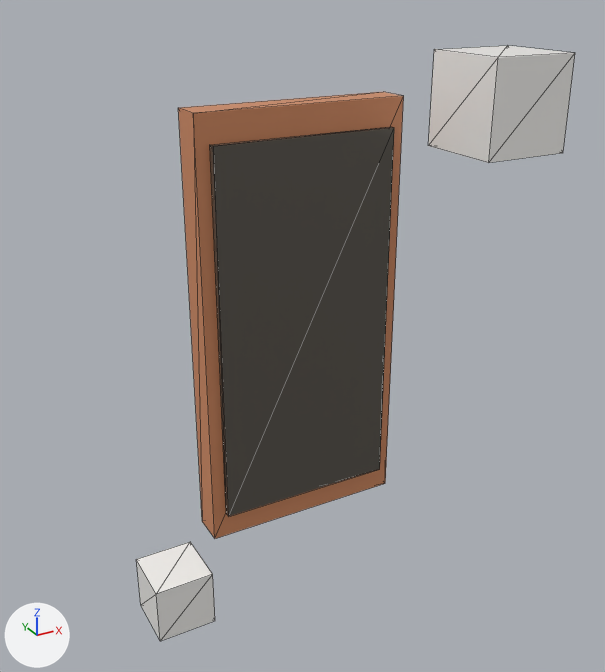
The glTF model public/models/mezone-device.gltf as it was, and as the next commit left it.
Camera for both pictures: a 50 mm lens placed at (-1.082, -2.003, 0.953), pointed at (-0.051, -0.129, 0.016). The axes (+X, +Y, +Z) are drawn at lower left. The lights are the same throughout. The first picture is the older version. Mesh edges are drawn as thin lines. Vertices at exactly the same position are counted once.

The first picture shows 'body', 'screen', 'tile', 'tile2'.
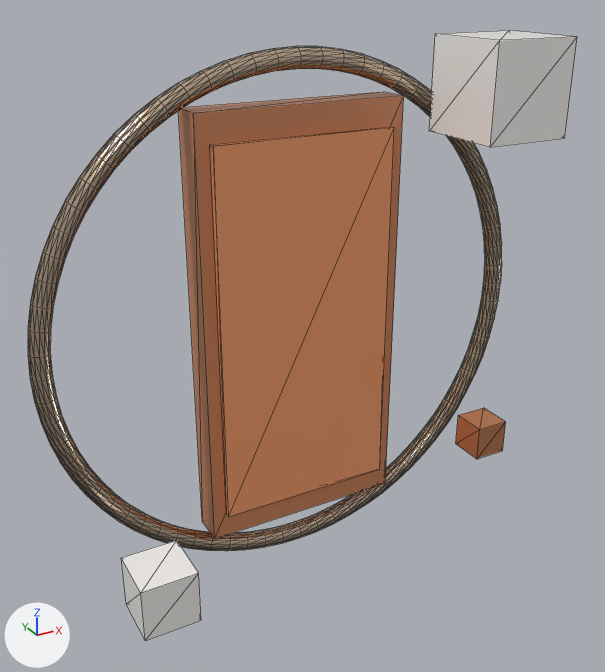
The change in detail:
In material 'screen-material' (mat_screen_material), emission_color is now set to (0.32, 0.11, 0.04), brown #995d38.
In material 'screen-material' (mat_screen_material), emission_strength is now set to 1.0.
In material 'tile2-material' (mat_tile2_material), metallic goes from 0.05 to 0.1.
In material 'tile2-material' (mat_tile2_material), roughness goes from 0.35 to 0.3.
Material 'tile3-material' (mat_tile3_material) is new.
Its base color is (0.659, 0.263, 0.122) (orange #d48c62).
Its metallic is 0.6.
Its roughness is 0.3.
Material 'ring-material' (mat_ring_material) is new.
Its base color is (0.78, 0.6, 0.44) (beige #e5cbb1).
Its metallic is 1.0.
Its roughness is 0.18.
me_tile is used by ob_tile; location (0.0, 0.0, 0.0).
me_tile had 8 vertices, 12 faces and spanned x 0.39..0.65, y -0.33..-0.07, z 0.49..0.75.
me_tile now has 8 vertices, 12 faces and spans x 0.39..0.65, y -0.33..-0.07, z 0.53..0.79.
me_tile part 1: the whole mesh is moved by (0.0, 0.0, 0.04).
me_tile2 is used by ob_tile2; location (0.0, 0.0, 0.0).
me_tile2 had 8 vertices, 12 faces and spanned x -0.58..-0.42, y -0.3..-0.14, z -0.7..-0.54.
me_tile2 now has 8 vertices, 12 faces and spans x -0.62..-0.46, y -0.3..-0.14, z -0.68..-0.52.
me_tile2 part 2: the whole mesh is moved by (-0.04, 0.0, 0.02).
Mesh me_tile3 is new.
It is a box spanning x 0.41..0.51, y -0.37..-0.27, z -0.39..-0.29.
It uses material mat_tile3_material (orange #d48c62).
Mesh me_ring is new.
It has 1095 vertices, 2016 faces and spans x -0.77..0.77, y -0.03..0.03, z -0.77..0.77.
It uses material mat_ring_material (beige #e5cbb1).
Object 'tile3' (ob_tile3) is new; it shows me_tile3.
Its location is (0.0, 0.0, 0.0).
Object 'ring' (ob_ring) is new; it shows me_ring.
Its location is (0.0, 0.0, 0.0).

Changed parts and their boxes [x1, y1, x2, y2] in the pictures (605 x 672 px):
'screen', recoloured, surface changed (dark grey to brown): [210, 127, 394, 516] in both
'ring', added: after [28, 46, 502, 551]
'tile', moved: before [428, 46, 575, 163]; after [429, 31, 577, 147]
'tile2', moved: before [136, 542, 215, 641]; after [122, 540, 201, 641]
'tile3', added (orange): after [456, 408, 506, 459]
